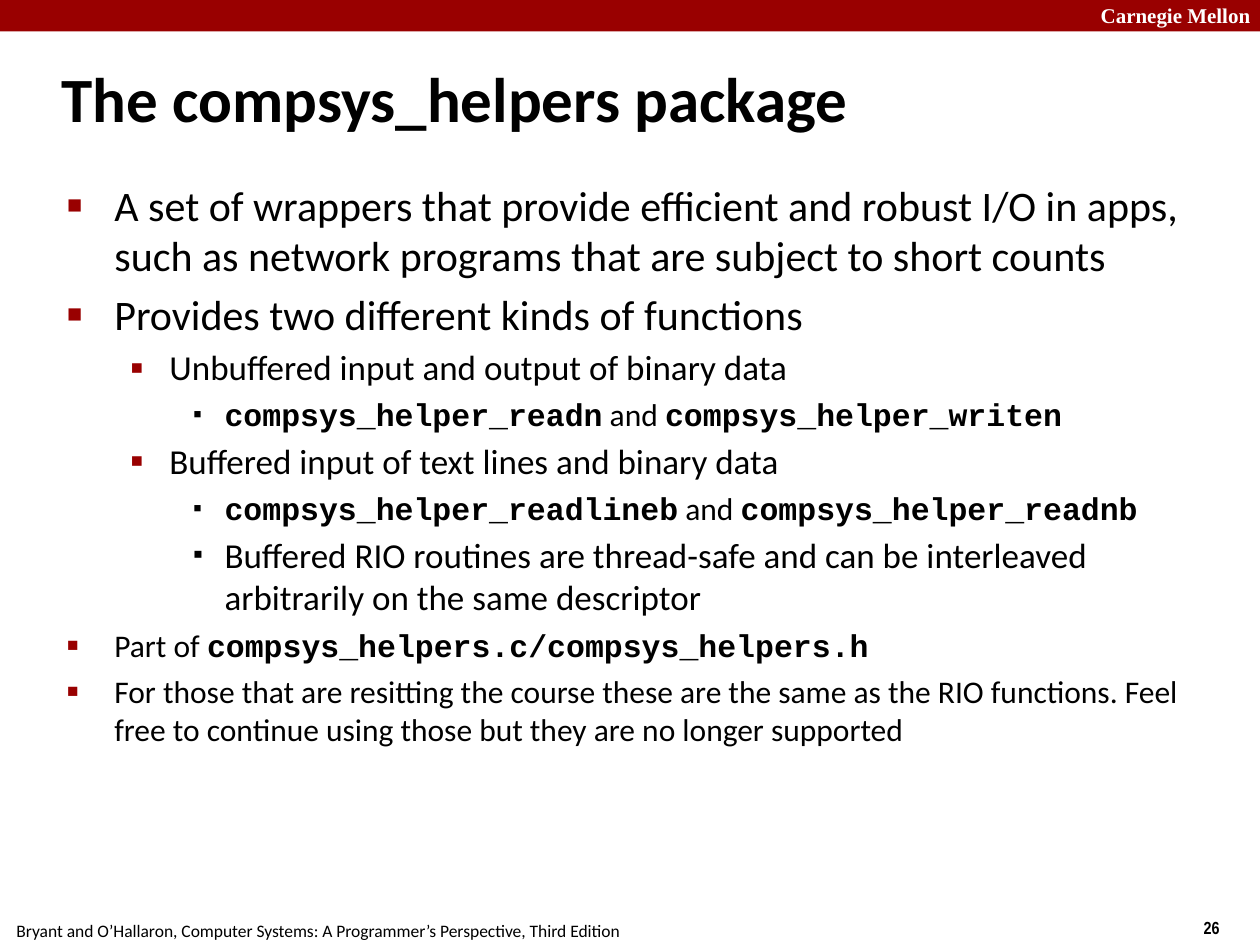
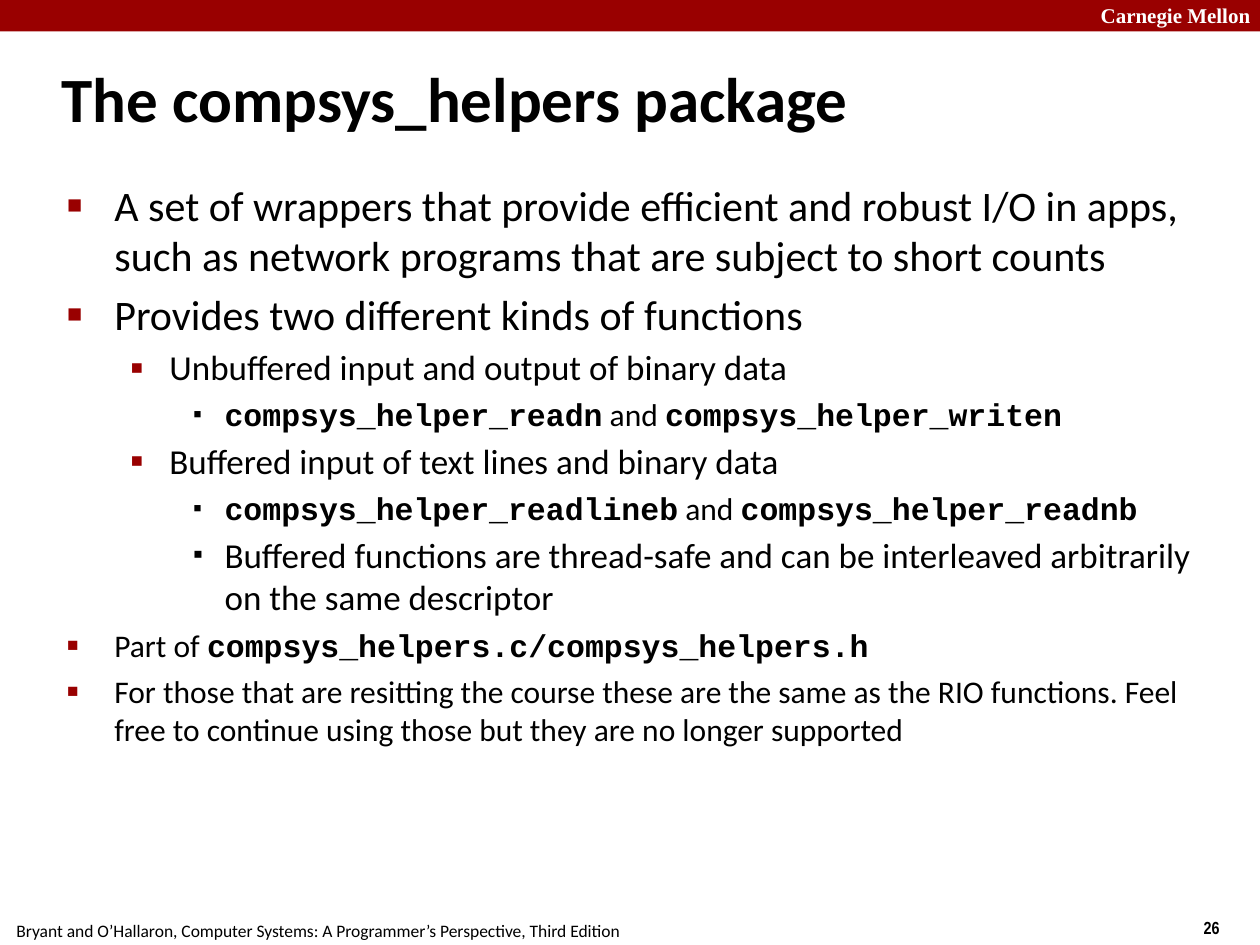
Before and after one commit to diku-compSys/compSys-e2023-pub, a slide deck: slide 26 of lectures/23-10-25_network_programming/slides.odp. Drawn at 1260x945 pixels with LibreOffice and Linux fonts; fonts in the diff are those of the drawing. Boxes give left, top, right and bottom in pixels: in the first picture for what was removed or moved away, otherwise in the second. Text is boxed around its words. In the diff, an @@ line names an element or a change of style, - is before the commit and + after.

```diff
--- a/lectures/23-10-25_network_programming/slides.odp
+++ b/lectures/23-10-25_network_programming/slides.odp
@@ text at <box>225,543,1189,616</box>: text changed @@
-    ▪ Buffered RIO routines are thread-safe and can be interleaved arbitrarily on the same descriptor
+    ▪ Buffered functions are thread-safe and can be interleaved arbitrarily on the same descriptor
```
Also in this commit, not shown: 1 other slide changed, 1 other file.
